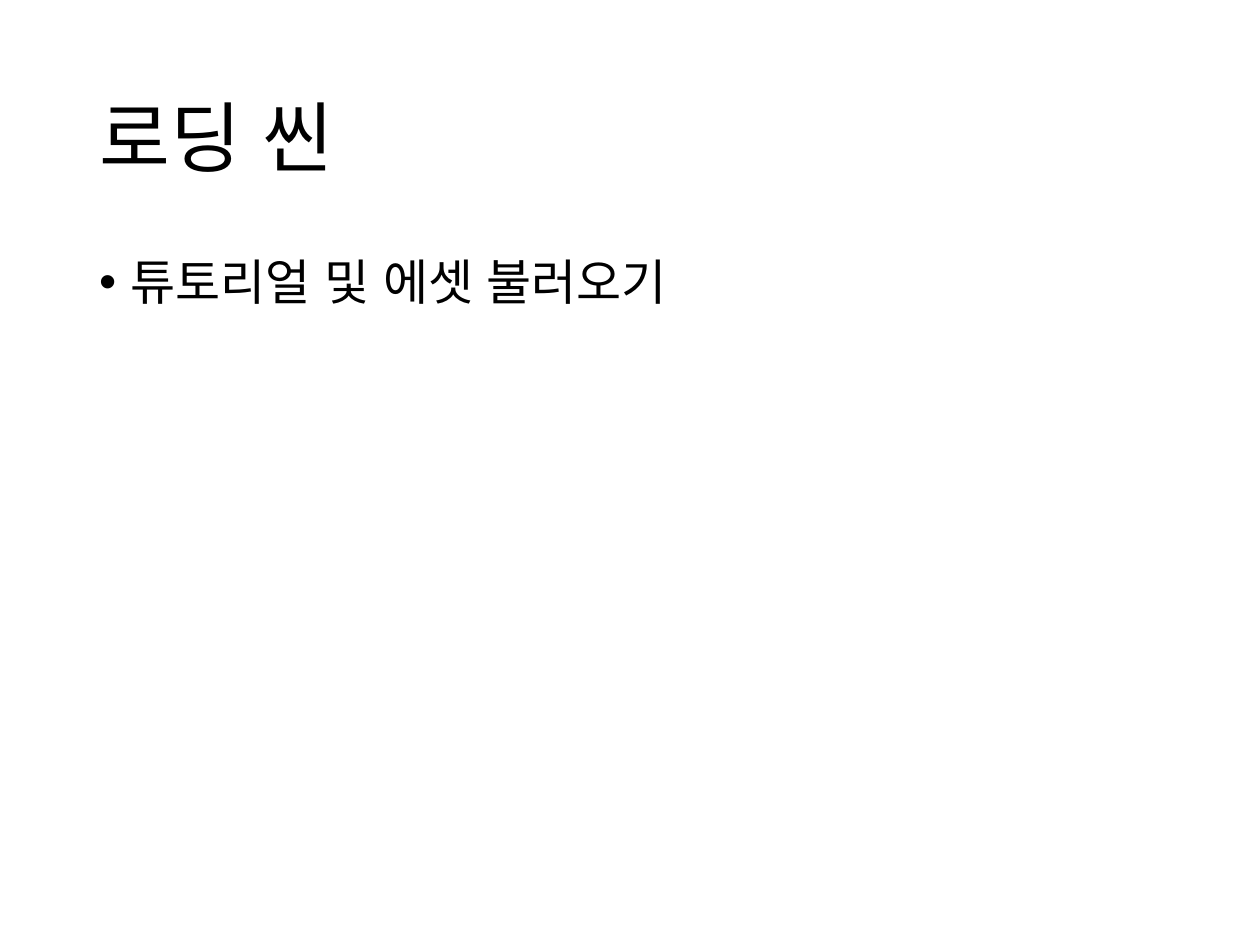
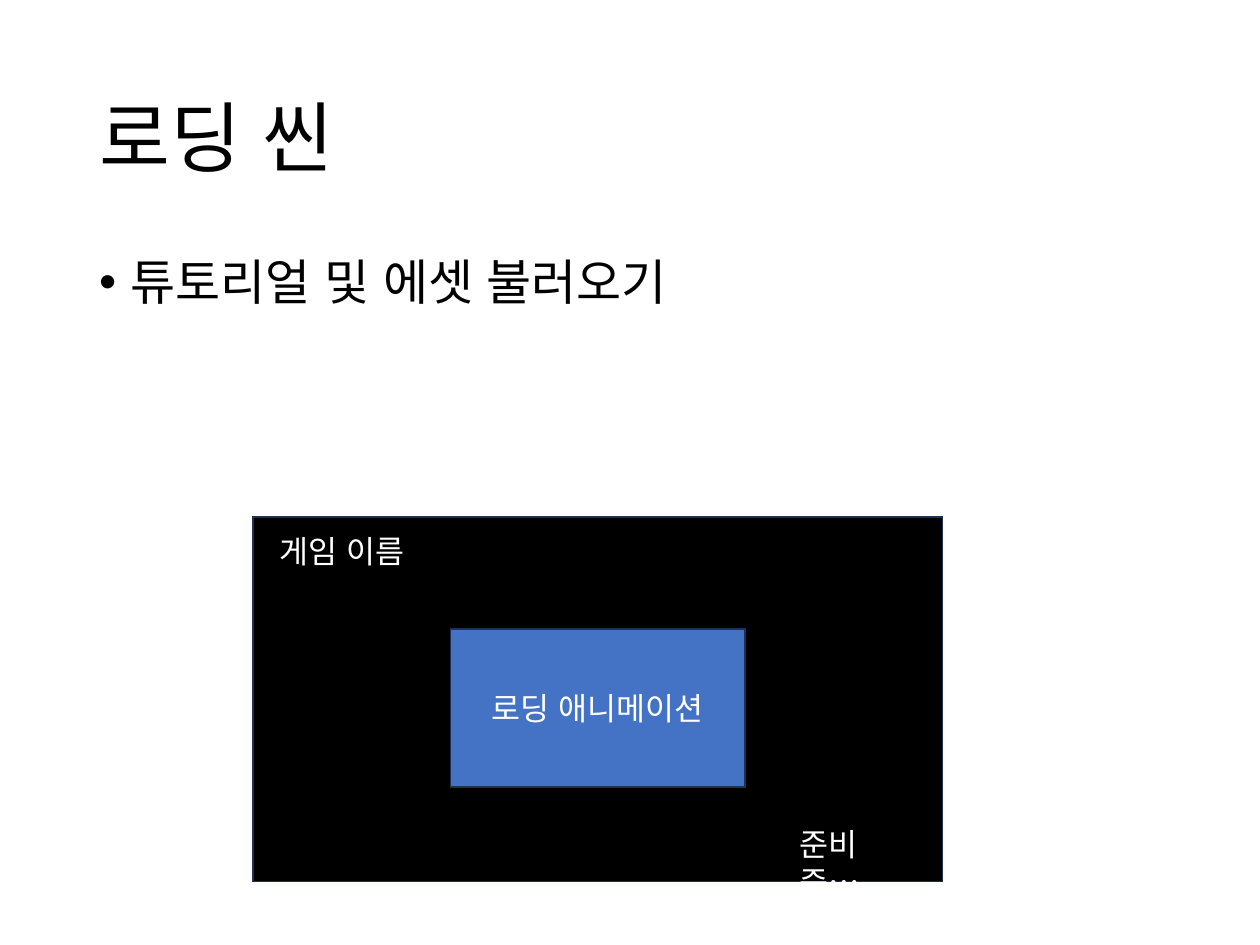
Before and after one commit to ShowSkillsSpark/svsv, a slide deck: slide 6 of 기획.pptx. Drawn at 1260x945 pixels with LibreOffice and Linux fonts; fonts in the diff are those of the drawing. Boxes give left, top, right and bottom in pixels: in the first picture for what was removed or moved away, otherwise in the second. Text is boxed around its words. In the diff, an @@ line names an element or a change of style, - is before the commit and + after.

```diff
--- a/기획.pptx
+++ b/기획.pptx
@@ rectangle added at (253,517,942,882), fill #000000, outline #1E3256 1 pt @@
@@ text added at (280,537,405,566), 18 pt, text #FFFFFF @@
+게임 이름
@@ rectangle added at (451,630,746,788), fill #4472C4, outline #1E3256 1 pt, 18 pt, text #FFFFFF @@
+로딩 애니메이션
@@ text added at (800,830,860,882), 18 pt, text #FFFFFF @@
+준비 중…
```
Also in this commit, not shown: 3 other slides changed, 1 slide removed, 18 other files.
